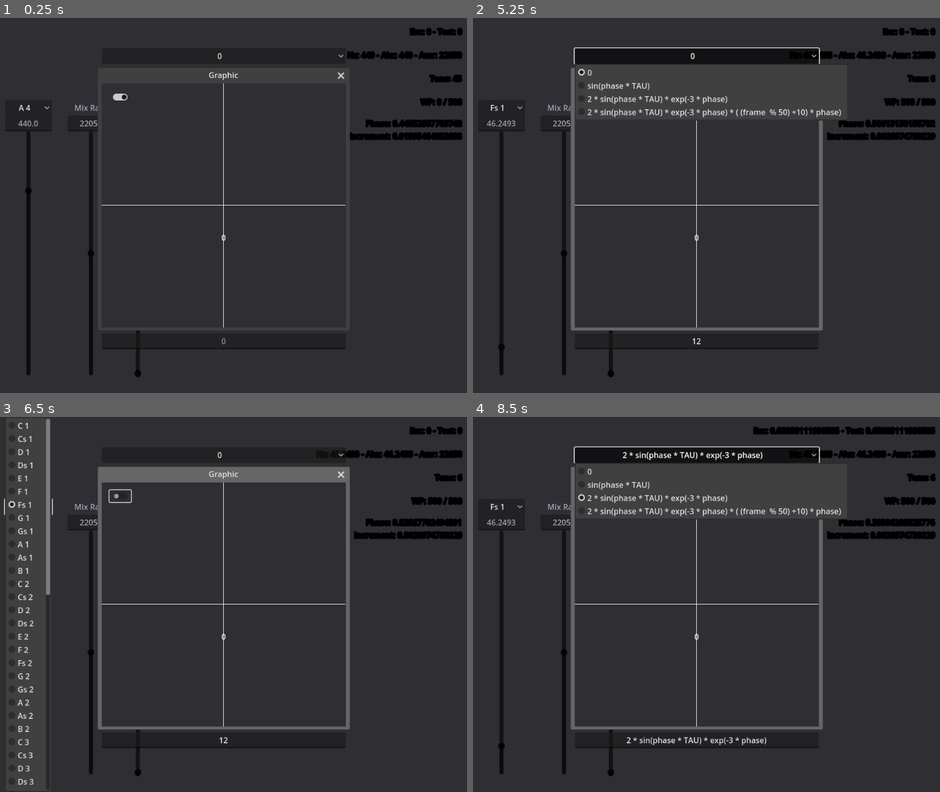
Above: before the commit, frames 1-4 (two rows, left to right).
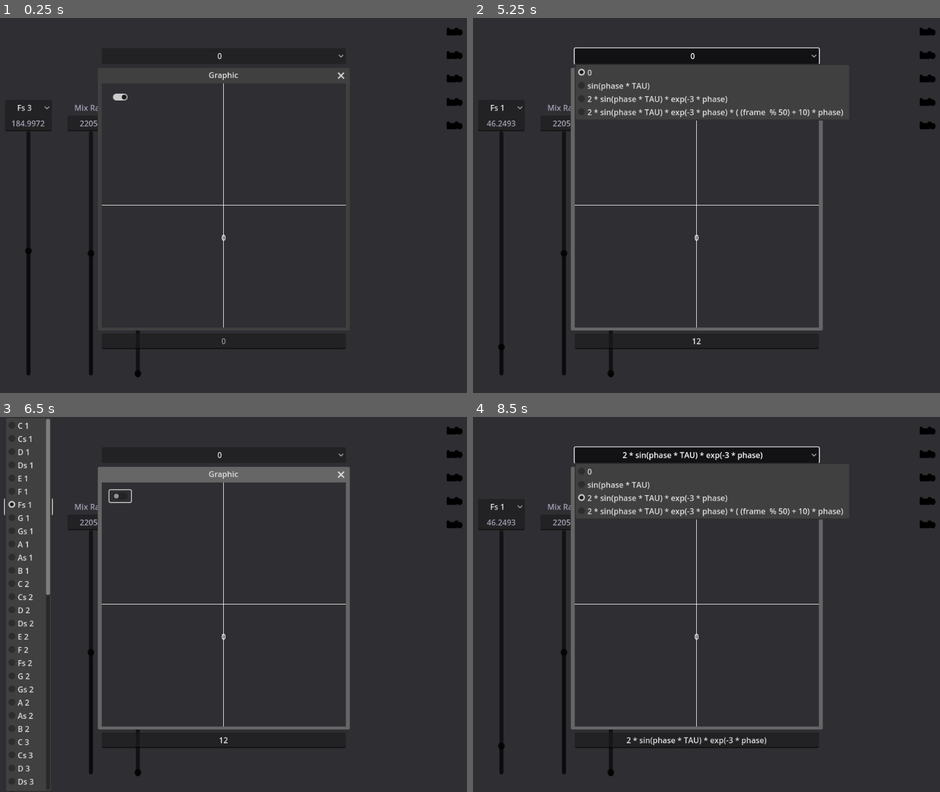
Above: after the commit, the same moments.

Repository: ArthdevhalNekiu/AudioStreamGenerator
Game: Godot game, scene res://scenes/main.tscn
The game is run twice, just before and just after one commit, with the same random seed, the same clock (stepped at 60 frames per second) and the same inputs.
Inputs (mouse positions are in pixels of both pictures, inside the frame that each line leads up to):
- Up to frame 1 (0.25 s): no input
- Up to frame 2 (5.25 s): click (697, 340) at 0.52 s; type "12" at 0.6 s; click "Sound" at 1.25 s; click (594, 96) at 2 s; click (501, 108) at 2.75 s, where only the run before the commit has a clickable "A 4"; click (501, 108) at 3.5 s, where only the run after the commit has a clickable "Fs 3"; click "Fs 1" at 4.25 s; click "0" at 5 s
- Up to frame 3 (6.5 s): click "Fs 1" at 5.75 s
- Up to frame 4 (8.5 s): click "0" at 6.5 s; click (594, 495) at 7.25 s; click "2 * sin(phase * TAU) * exp(-3…" at 8 s

The runs differ from the first frame. In frame 1, 1.5% of the frame differs, in the area x 2-100%, y 2-63%; in frame 2, 1.6%; in frame 3, 1.5%; in frame 4, 2.1%, in the area x 59-100%, y 2-50%.
Error after the commit: Invalid assignment of property or key 'text' with value of type 'String' on a base object of type 'null instance'. (res://scripts/main.gd:47)

Commit message:
Add files via upload

Diff:
--- a/scripts/audio.gd
+++ b/scripts/audio.gd
@@ -1,20 +1,22 @@
 extends AudioStreamPlayer2D
 
 
-var frame := 0
-var hz := 440.0
-var increment = hz / stream.mix_rate
-var wavepoints := []
-var phase:float = 0
+var wavepoints:Array[float]
+var increment:float
+var phase:float
+var frame:int
+var hz:float
 
 
-func _process(delta):
-	fill_buffer()
+func _init(): stream.buffer_length = 0.15
+
+
+func _process(delta): fill_buffer()
 
 
 func fill_buffer():
+	increment = hz / stream.mix_rate
 	frame = get_tree().get_frame()
-	increment = hz / stream.mix_rate
 
 	for i in range(get_stream_playback().get_frames_available() ):
 		var line_ecuation:float = Main.executer.execute( [], self)
@@ -23,5 +25,4 @@
 
 		phase = fmod(phase + increment, 1.0)
 
-		if wavepoints.size() < 500:
-			wavepoints.append(line_ecuation)
+		if wavepoints.size() < 1024: wavepoints.append(line_ecuation)
--- a/scripts/graphic.gd
+++ b/scripts/graphic.gd
@@ -1,10 +1,13 @@
 extends Node2D
+
+
+var drawing := true
 
 
 func _ready():
 	for i in Main.node.EQUATION: $Equation/List.add_item(i)
 
-	for i in range(500): $Window/HLine.add_point(Vector2.RIGHT * i)
+	for i in range(512): $Window/HLine.add_point(Vector2.RIGHT * i)
 
 
 func _process(delta):
@@ -16,23 +19,21 @@
 	draw_wave()
 
 
-var drawing := true
 func draw_wave():
-	if not drawing or not Main.node.get_node("Audio").wavepoints.size() == $Window/HLine.points.size(): return
+	if not drawing or not Main.node.get_node("Audio").wavepoints.size() >= $Window/HLine.points.size(): return
 
-	for i in range($Window/HLine.points.size()):
-		$Window/HLine.points[i].y =  Main.node.get_node("Audio").wavepoints.pop_front() * Main.hz * 0.25
-		$Window/Zero.text = str($Window/HLine.points[int($Window/HLine.points.size() ) / 2].y)
+	for i in range($Window/HLine.points.size() ):
+		$Window/HLine.points[i].y = Main.node.get_node("Audio").wavepoints.pop_front() * Main.hz * 0.25
+		$Window/Zero.text = str($Window/HLine.points[$Window/HLine.points.size() / 2].y)
 
 
-func _on_drawing_toggled(toggled_on):
-	drawing = toggled_on
+func _on_drawing_toggled(toggled_on): drawing = toggled_on
 
 
 func _on_list_equation_selected(index):
 	$Equation.text = $Equation/List.get_item_text(index)
+
 	_on_equation_text_submitted($Equation.text)
-
 
 
 func _on_equation_text_submitted(new_text):
--- a/scripts/main.gd
+++ b/scripts/main.gd
@@ -2,61 +2,61 @@
 extends Node2D
 
 
+static var frequency := [32.7032, 34.6479, 36.7081, 38.8909, 41.2035, 43.6536, 46.2493, 48.9995, 51.9130, 55.0, 58.2705, 61.7354]
+static var executer := Expression.new()
+static var tester := Expression.new()
 static var node:Node2D
-static var info:Array[Label]
-static var tester := Expression.new()
-static var executer := Expression.new()
-
-const EQUATION:Array[String] = [
+static var hz:float
+const EQUATION := [
 	"0",
 	"sin(phase * TAU)",
 	"2 * sin(phase * TAU) * exp(-3 * phase)",
-	"2 * sin(phase * TAU) * exp(-3 * phase) * ( (frame  % 50) +10) * phase)"
+	"2 * sin(phase * TAU) * exp(-3 * phase) * ( (frame  % 50) + 10) * phase)"
 	]
-
-static var frequency : Array[Array] = [ [32.7032, 34.6479, 36.7081, 38.8909, 41.2035, 43.6536, 46.2493, 48.9995, 51.9130, 55.0, 58.2705, 61.7354] ]
-static var hz := 440.0
 
 
 func _init():
 	node = self
 
-	for i in range(1, 5): frequency.append(frequency[0].map(func (j): return j * (2 ** i) ) )
-
 	tester.parse("0")
 	executer.parse(("0") )
 
+	for i in range(5 * 12 - 12): frequency.append(frequency[i % 12] * (2 ** ( (i / 12) + 1) ) )
+
 
 func _ready():
-	var list:OptionButton = $Canvas/Frequency/Tone/List
 	var tone := ["C", "Cs", "D", "Ds", "E", "F", "Fs", "G", "Gs", "A", "As", "B"]
 	for i in range(frequency.size()):
-		for j in range(frequency[i].size()):
-			list.add_item(tone[int(list.item_count) % 12] + " " + str(int(list.item_count) / 12 + 1) )
-	list.selected = 45
+		$Canvas/Frequency/Tone/List.add_item(tone[i % 12] + " " + str(i / 12 + 1) )
+	$Canvas/Frequency/Tone/List.selected = frequency.size() / 2
 
-	for i in $Canvas/Infos.get_children(): info.append(i)
+	$Canvas/Frequency/Tone.max_value = frequency.size() - 1
+	$Canvas/Frequency/Tone.value = frequency.size() / 2
+
+	$Canvas/MixRate/MixRateSlider.max_value = 44100
+	$Canvas/MixRate/MixRateSlider.value = 22050
+	$Canvas/MixRate/MixRateSlider.step = 5
+
+	$Canvas/MixRate.virtual_keyboard_type = 2
 
 
 func _process(delta):
 	if false and get_tree().get_frame() % 60 == 0:
 		screenshot()
 
-	info[0].text = "Exc: {exc} - Test: {test}".format({"exc": executer.execute( [], $Audio),"test": tester.execute( [], $Audio) } )
-	info[1].text = "Hz: {hz} - Ahz: {Ahz} - Amr: {Amr}".format({"hz": hz, "Ahz": $Audio.hz, "Amr": $Audio.stream.mix_rate})
-	info[2].text = "Tone: " + str($Canvas/Frequency/Tone.value)
-	info[3].text = "WP: {wp} / {lp}".format( {"wp": $Audio.wavepoints.size(), "lp": $Graphic/Window/HLine.points.size() } )
-	info[4].text = "Phase: {phase} \nIncrement: {inc}".format( {"phase": $Audio.phase, "inc": $Audio.increment})
+	$Canvas/Info.text = "\nFrame: {Frame}\nTesting: {Test}\nExecuting: {Exc}\nMain-hz: {Mhz}\nMute: {Mute}\nVolume_db: {Vol}\n\nAudio-hz: {Ahz}\nAudio-MixRate: {AMR}\nPhase: {Phase}\nIncrement: {Inc}\n\nDrawPoints: {DP} / {LP}\n\nVariables:\nphase : Float\nframe : Int\nhz : Int\nincrement : Float\nwavepoints : Array[Float]".format(
+		{"Frame": get_tree().get_frame(), "Test": tester.execute( [], $Audio, false), "Exc": executer.execute( [], $Audio, false), "Mhz": hz, "Mute": AudioServer.is_bus_mute(0), "Vol": $Canvas/Sound/Volume.value, "Ahz": $Audio.hz, "AMR": $Audio.stream.mix_rate, "DP": $Audio.wavepoints.size(), "LP": $Graphic/Window/HLine.points.size(), "Phase": $Audio.phase, "Inc": $Audio.increment} )
+
 
 func _on_tone_value_change(value):
-	$Canvas/Frequency.text = str(frequency[value / 12][int(value) % 12] )
+	$Canvas/Frequency.text = str(frequency[value] )
 	$Canvas/Frequency/Tone/List.selected = value
 
 	_on_frequency_text_changed($Canvas/Frequency.text)
 
 
 func _on_list_tones_selected(index):
-	$Canvas/Frequency.text = str(frequency[index / 12][int(index) % 12] )
+	$Canvas/Frequency.text = str(frequency[index] )
 	$Canvas/Frequency/Tone.set_value_no_signal(index)
 
 	_on_frequency_text_changed($Canvas/Frequency.text)
@@ -68,12 +68,10 @@
 		$Audio.hz = hz
 
 
-func _on_sound_toggled(toggled_on):
-	AudioServer.set_bus_mute(0, false if toggled_on else true)
+func _on_sound_toggled(toggled_on): AudioServer.set_bus_mute(0, false if toggled_on else true)
 
 
-func _on_volume_value_changed(value):
-	$Audio.volume_db = value
+func _on_volume_value_changed(value): $Audio.volume_db = value
 
 
 func _on_mix_rate_slider_value_changed(value):
